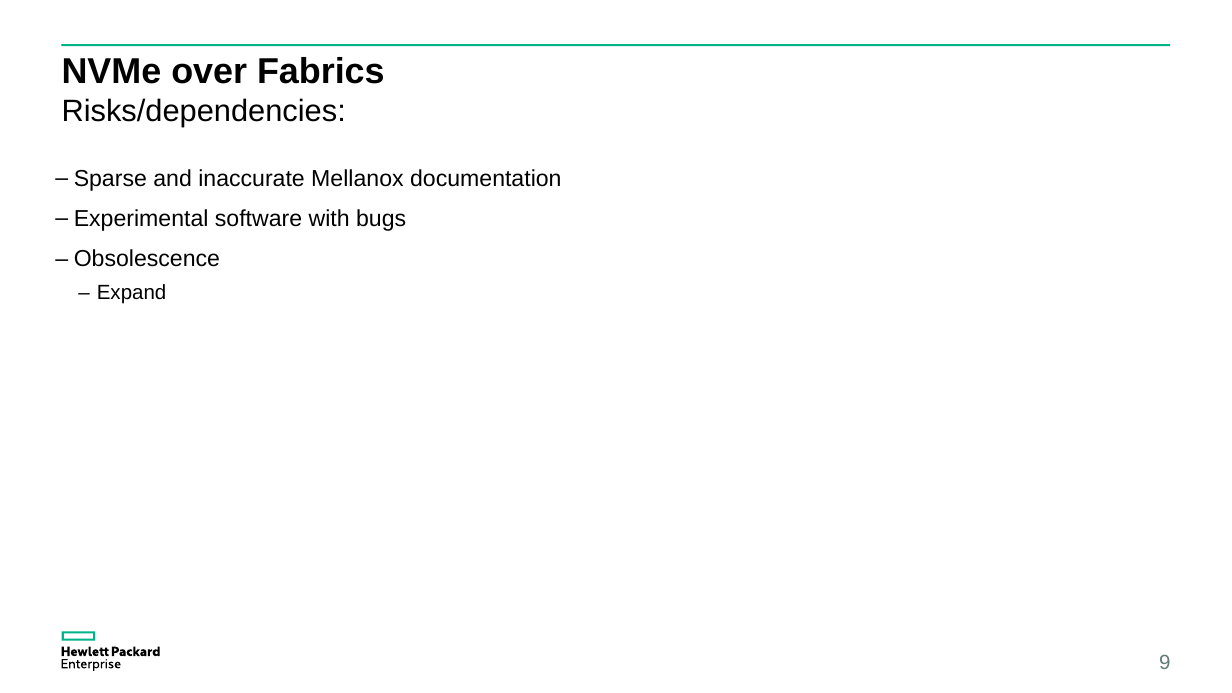
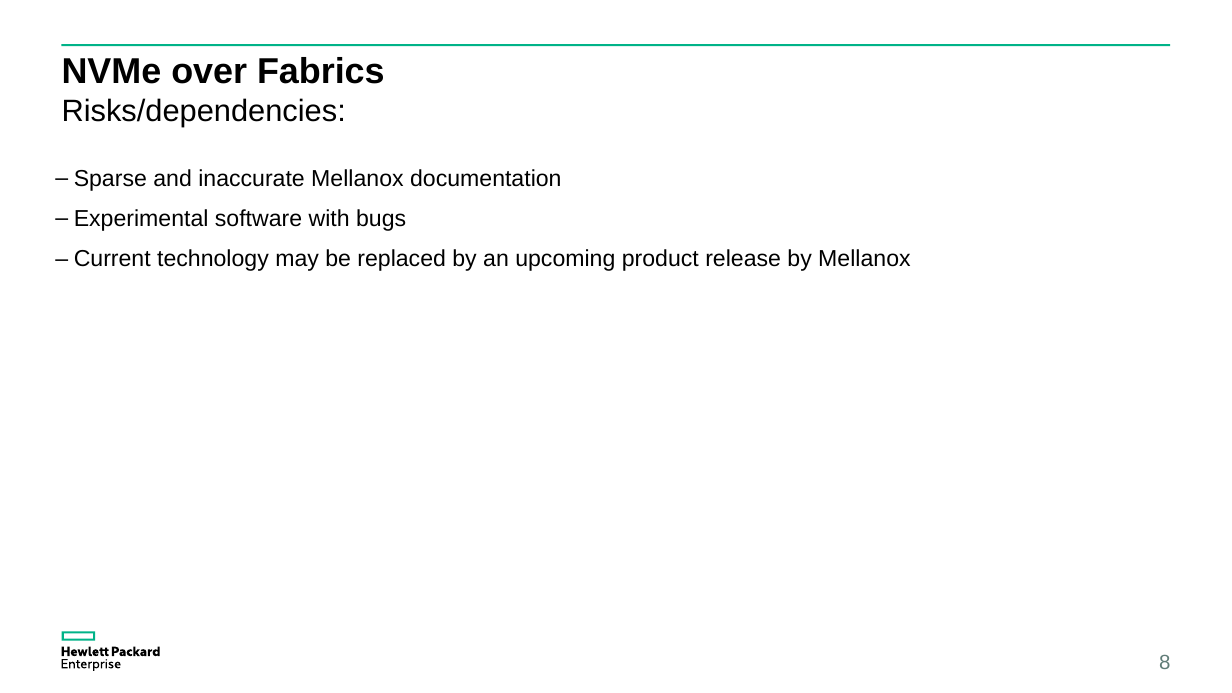
Before and after one commit to coy-humphrey/nvme-hpe, a slide deck: slide 8 of deliverables/HPE.Presentation.pptx (slide 9 before the commit). Drawn at 1232x693 pixels with LibreOffice and Linux fonts; fonts in the diff are those of the drawing. Boxes give left, top, right and bottom in pixels: in the first picture for what was removed or moved away, otherwise in the second. Text is boxed around its words. In the diff, an @@ line names an element or a change of style, - is before the commit and + after.

```diff
--- a/deliverables/HPE.Presentation.pptx
+++ b/deliverables/HPE.Presentation.pptx
@@ text at (74,249,910,271): text changed @@
-– Obsolescence
-  – Expand
+– Current technology may be replaced by an upcoming product release by Mellanox
@@ page number at (1159,654,1170,669): text changed @@
-9
+8
```
Also in this commit, not shown: 4 other slides changed, 1 slide removed.
